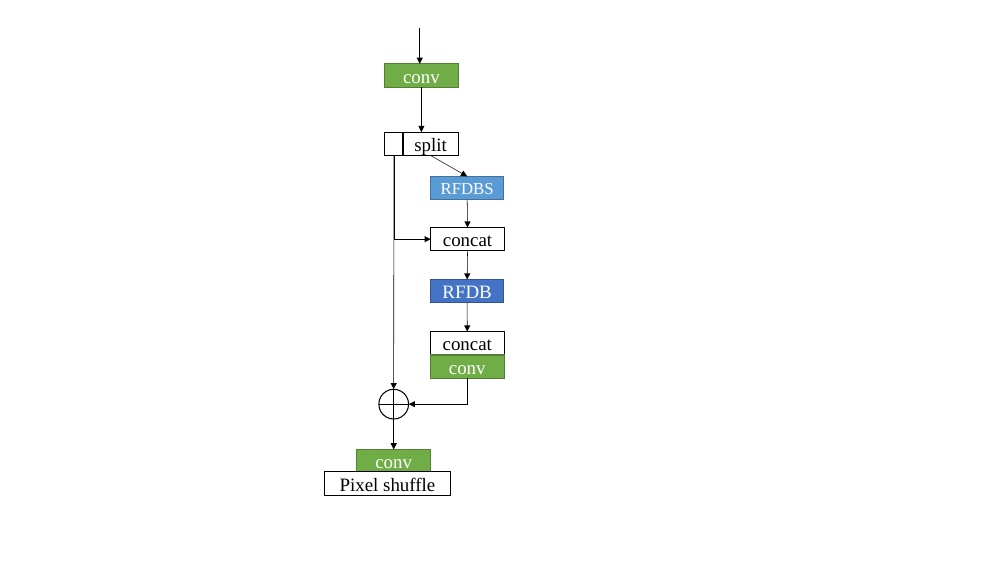
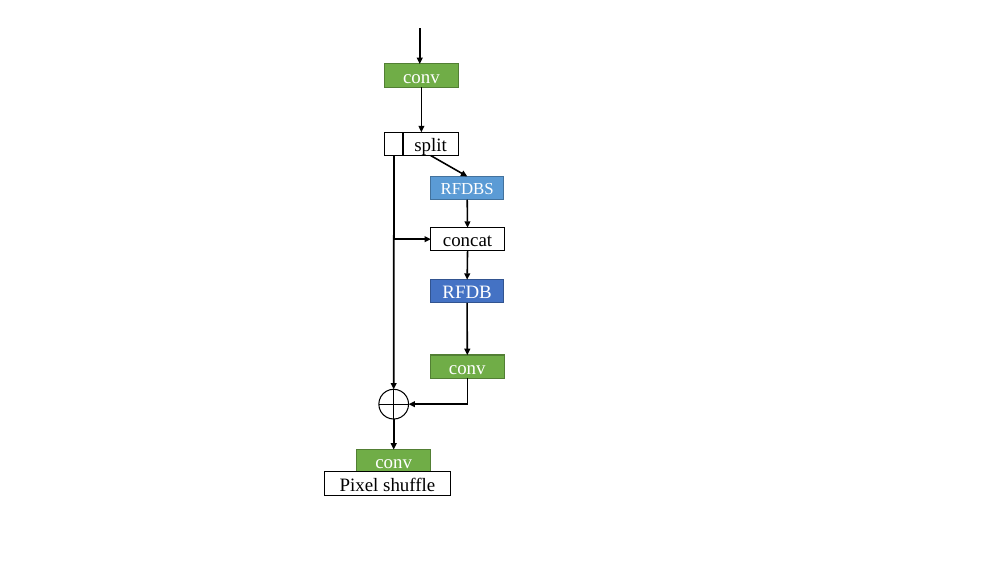
Before and after one commit to yindaheng98/NTIRE2023-Paper, a slide deck: slide 4 of pictures.pptx. Drawn at 1008x567 pixels with LibreOffice and Linux fonts; fonts in the diff are those of the drawing. Boxes give left, top, right and bottom in pixels: in the first picture for what was removed or moved away, otherwise in the second. Text is boxed around its words. In the diff, an @@ line names an element or a change of style, - is before the commit and + after.

```diff
--- a/pictures.pptx
+++ b/pictures.pptx
@@ arrow (394, 156) - (394, 389): stroke #000000 0.5 pt to #000000 1.5 pt @@
@@ arrow (431, 156) - (467, 176): stroke #000000 0.5 pt to #000000 1.5 pt @@
@@ arrow (467, 200) - (467, 228): stroke #000000 0.5 pt to #000000 1.5 pt @@
@@ arrow (467, 251) - (467, 280): stroke #000000 0.5 pt to #000000 1.5 pt @@
@@ arrow moved from (467, 303) - (467, 332) to (467, 303) - (467, 355) @@
@@ arrow (467, 303) - (467, 355): stroke #000000 0.5 pt to #000000 1.5 pt @@
@@ rectangle removed at (430,332,504,355) @@
-concat
```
Also in this commit, not shown: 3 other slides changed, 9 other files.
